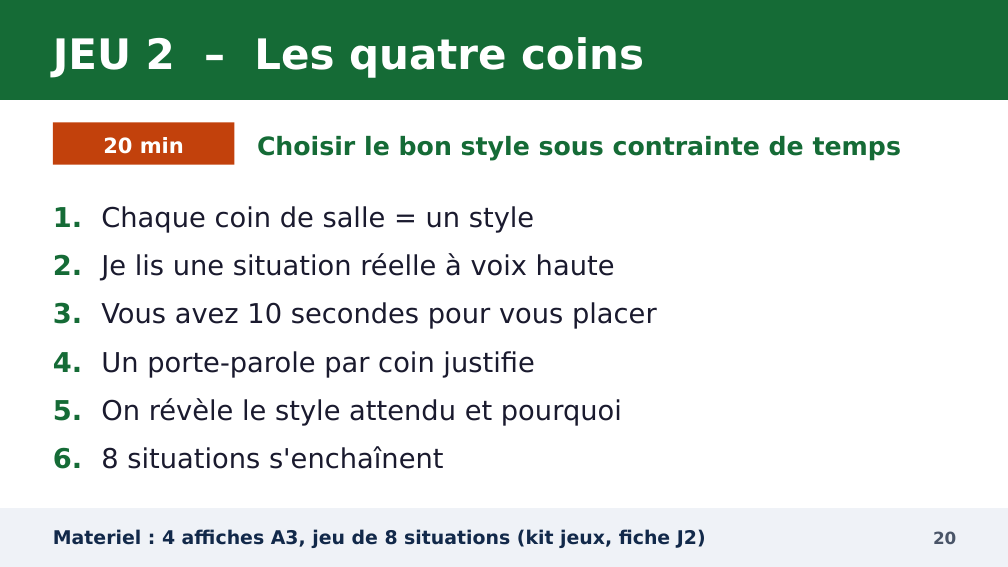
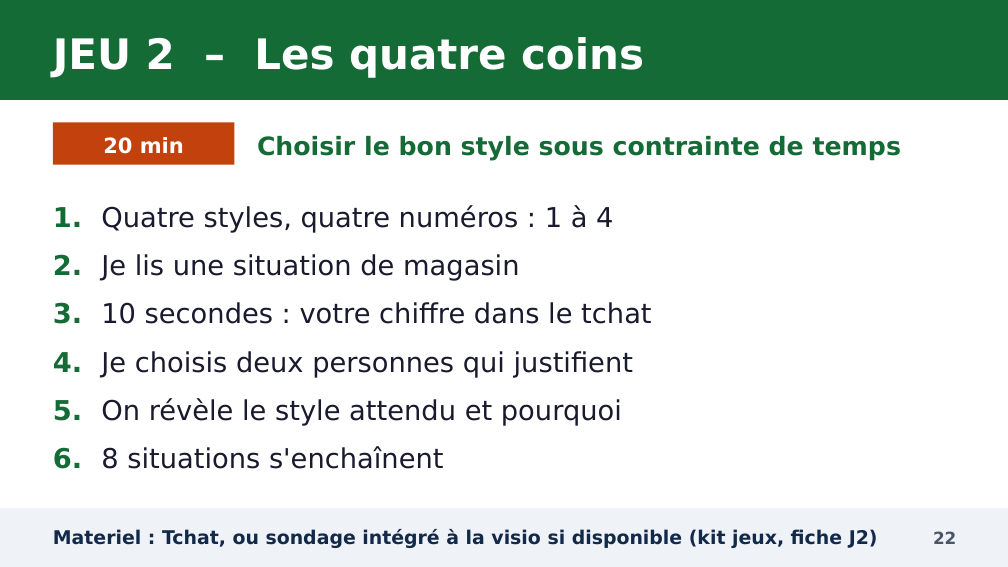
Before and after one commit to YebaYorel/Training, a slide deck: slide 22 of formation_GEM_manager_IA/01_diaporama/Diaporama_Manager_et_IA_GEM.pptx (slide 20 before the commit). Drawn at 1008x567 pixels with LibreOffice and Linux fonts; fonts in the diff are those of the drawing. Boxes give left, top, right and bottom in pixels: in the first picture for what was removed or moved away, otherwise in the second. Text is boxed around its words. In the diff, an @@ line names an element or a change of style, - is before the commit and + after.

```diff
--- a/formation_GEM_manager_IA/01_diaporama/Diaporama_Manager_et_IA_GEM.pptx
+++ b/formation_GEM_manager_IA/01_diaporama/Diaporama_Manager_et_IA_GEM.pptx
@@ text at [53, 205, 651, 378]: text changed @@
-1. Chaque coin de salle = un style
-2. Je lis une situation réelle à voix haute
-3. Vous avez 10 secondes pour vous placer
-4. Un porte-parole par coin justifie
+1. Quatre styles, quatre numéros : 1 à 4
+2. Je lis une situation de magasin
+3. 10 secondes : votre chiffre dans le tchat
+4. Je choisis deux personnes qui justifient
@@ text at [53, 529, 878, 548]: text changed @@
-Materiel : 4 affiches A3, jeu de 8 situations (kit jeux, fiche J2)
+Materiel : Tchat, ou sondage intégré à la visio si disponible (kit jeux, fiche J2)
@@ text at [933, 531, 956, 544]: text changed @@
-20
+22
```
Also in this commit, not shown: 67 other slides changed, 5 slides added, 1 slide removed, 31 other files.
